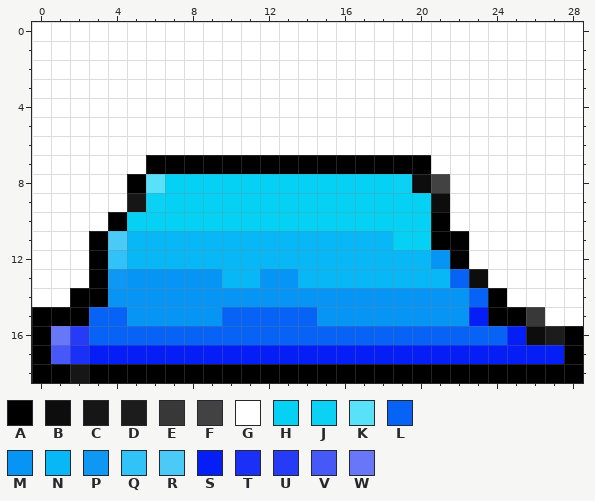
Pixel-art sprite, stored at images/Gloob/bloob_down3.png. The picture above is the old version.
The file is 29x19 pixels. Colours within 5 levels of each other are drawn and written as one.
Palette (. is transparent): A #000000  B #0d0d0d  C #161616  D #1c1c1c  E #383838  F #424242  G #ffffff  H #04d1f4  J #0bd2f4  K #58e1f8  L #0763f5  M #0795f5  N #08b7f5  P #0f97f4  Q #31c3f7  R #4bcaf8  S #051ef5  T #1b30f6  U #253bf5  V #4758f8  W #6877f8
Now the later version:
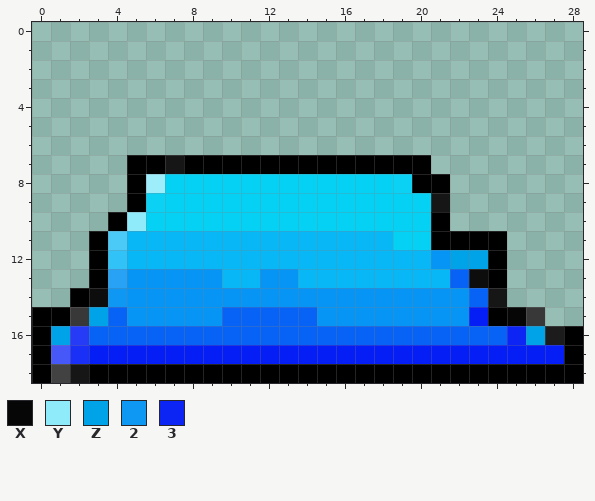
Colours new in this view: X #060606  Y #8febfa  Z #00a2e8  2 #0f97f4  3 #0c24f4
From old to new:
colour K: #58e1f8 -> #9dedfb
colour P: #0f97f4 -> #28a2f5
y 0..6: x 0..28 GGGGGGGGGGGGGGGGGGGGGGGGGGGGG -> .............................
y 7: x 0..5 GGGGGG -> .....A; x 7 A -> C; x 21..28 GGGGGGGG -> ........
y 8: x 0..4 GGGGG -> .....; x 20..28 BFGGGGGGG -> AA.......
y 9: x 0..5 GGGGGC -> .....A; x 21..28 BGGGGGGG -> C.......
y 10: x 0..3 GGGG -> ....; x 5 H -> Y; x 22..28 GGGGGGG -> .......
y 11: x 0..2 GGG -> ...; x 23..28 GGGGGG -> AA....
y 12: x 0..2 GGG -> ...; x 22..28 AGGGGGG -> ZZA....
y 13: x 0..2 GGG -> ...; x 24..28 GGGGG -> A....
y 14: x 0..1 GG -> ..; x 3..4 AM -> B2; x 24..28 AGGGG -> C....
y 15: x 2..3 AL -> EZ; x 25 A -> X; x 27..28 GG -> ..
y 16: x 1 W -> Z; x 25..26 SB -> 3Z
y 18: x 1 A -> F
